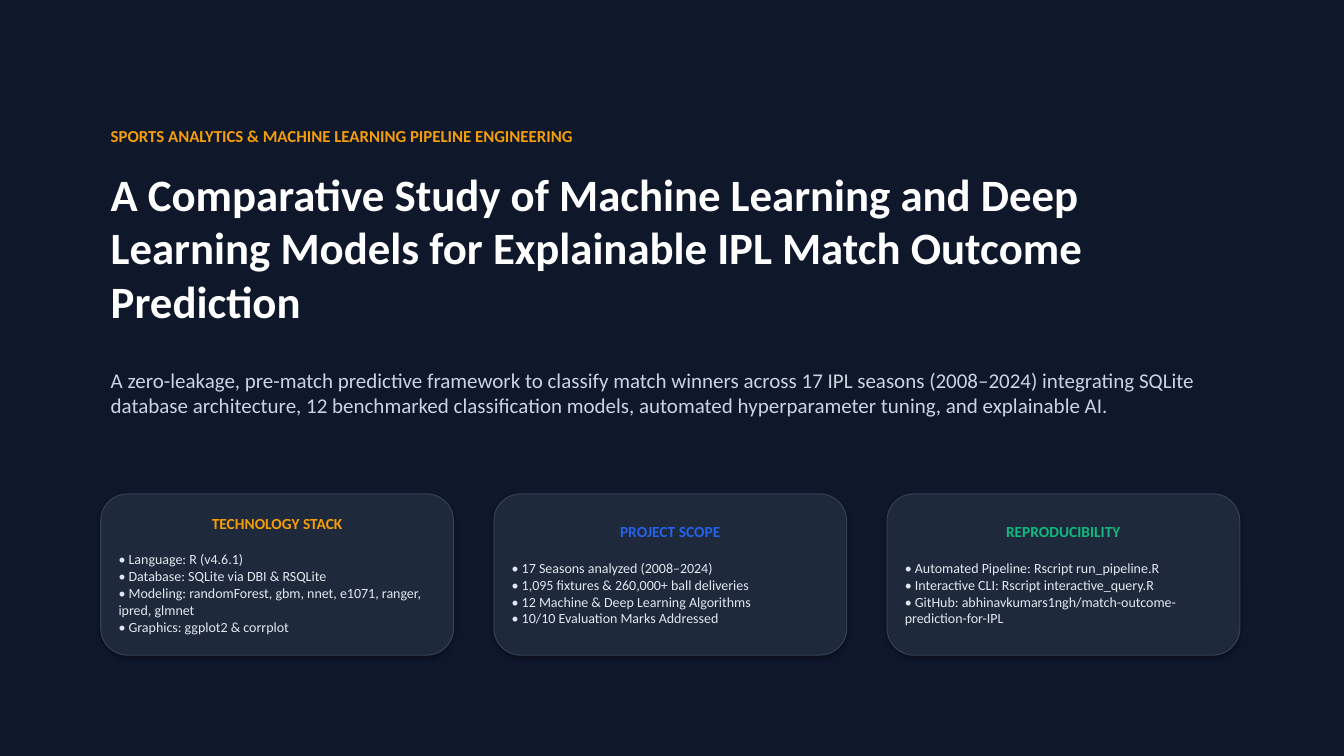
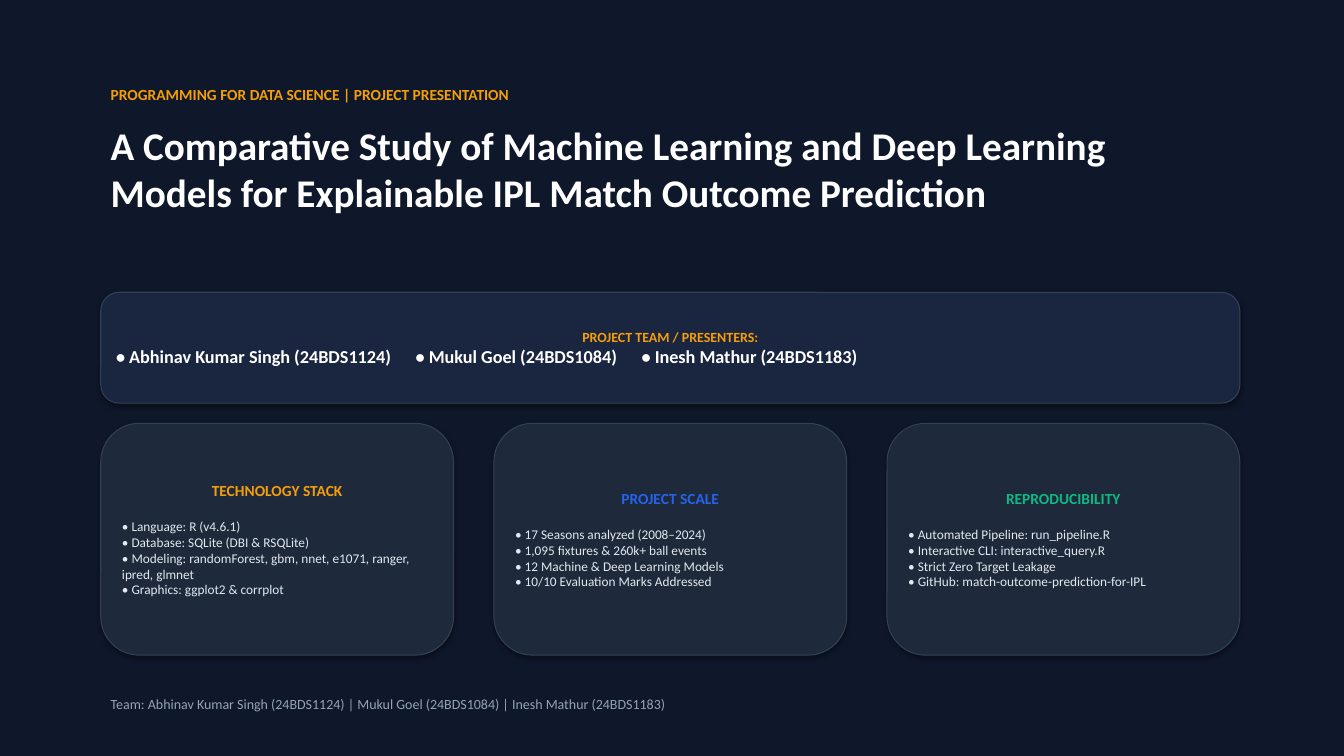
Before and after one commit to abhinavkumars1ngh/match-outcome-prediction-for-IPL, a slide deck: slide 1 of IPL_Match_Outcome_Prediction_Presentation.pptx. Drawn at 1344x756 pixels with LibreOffice and Linux fonts; fonts in the diff are those of the drawing. Boxes give left, top, right and bottom in pixels: in the first picture for what was removed or moved away, otherwise in the second. Text is boxed around its words. In the diff, an @@ line names an element or a change of style, - is before the commit and + after.

```diff
--- a/IPL_Match_Outcome_Prediction_Presentation.pptx
+++ b/IPL_Match_Outcome_Prediction_Presentation.pptx
@@ text "A Comparative Study of Machine ...": place and size @@
-text "A Comparative Study of Machine ..." at <box>111,179,1082,319</box>
+text "A Comparative Study of Machine ..." at <box>111,132,1106,213</box>
@@ text "A Comparative Study of Machine ..." at <box>111,132,1106,213</box>: size 32 to 28 pt @@
@@ text at <box>111,90,509,100</box>: text changed; size 12 to 11 pt @@
-SPORTS ANALYTICS & MACHINE LEARNING PIPELINE ENGINEERING
+PROGRAMMING FOR DATA SCIENCE | PROJECT PRESENTATION
@@ rounded rectangle added at <box>101,292,1240,403</box>, fill #1A2540, outline #334155 0.75 pt, 13 pt, text #FFFFFF, bold @@
+PROJECT TEAM / PRESENTERS:
+• Abhinav Kumar Singh (24BDS1124) • Mukul Goel (24BDS1084) • Inesh Mathur (24BDS1183)
@@ text removed at <box>111,373,1194,417</box> @@
-A zero-leakage, pre-match predictive framework to classify match winners across 17 IPL seasons (2008–2024) integrating SQLite database architecture, 12 benchmarked classification models, automated hyperparameter tuning, and explainable AI.
@@ rounded rectangle "TECHNOLOGY STACK": place and size @@
-rounded rectangle "TECHNOLOGY STACK" at <box>101,494,454,655</box>
+rounded rectangle "TECHNOLOGY STACK" at <box>101,423,454,655</box>
@@ rounded rectangle "PROJECT SCALE": place and size @@
-rounded rectangle "PROJECT SCALE" at <box>494,494,847,655</box>
+rounded rectangle "PROJECT SCALE" at <box>494,423,847,655</box>
@@ rounded rectangle "REPRODUCIBILITY": place and size @@
-rounded rectangle "REPRODUCIBILITY" at <box>887,494,1240,655</box>
+rounded rectangle "REPRODUCIBILITY" at <box>887,423,1240,655</box>
@@ text in rounded rectangle at <box>525,494,724,587</box>: text changed; size 10 to 9.5 pt @@
-PROJECT SCOPE
-• 17 Seasons analyzed (2008–2024)
-• 1,095 fixtures & 260,000+ ball deliveries
-• 12 Machine & Deep Learning Algorithms
-• 10/10 Evaluation Marks Addressed
+PROJECT SCALE
+• 17 Seasons analyzed (2008–2024)
+• 1,095 fixtures & 260k+ ball events
+• 12 Machine & Deep Learning Models
+• 10/10 Evaluation Marks Addressed
@@ text in rounded rectangle at <box>122,521,409,597</box>: text changed; size 10 to 9.5 pt @@
-• Language: R (v4.6.1)
-• Database: SQLite via DBI & RSQLite
-• Modeling: randomForest, gbm, nnet, e1071, ranger, ipred, glmnet
-• Graphics: ggplot2 & corrplot
+• Language: R (v4.6.1)
+• Database: SQLite (DBI & RSQLite)
+• Modeling: randomForest, gbm, nnet, e1071, ranger, ipred, glmnet
+• Graphics: ggplot2 & corrplot
@@ text in rounded rectangle at <box>918,530,1145,588</box>: text changed; size 10 to 9.5 pt @@
-• Automated Pipeline: Rscript run_pipeline.R
-• Interactive CLI: Rscript interactive_query.R
-• GitHub: abhinavkumars1ngh/match-outcome-prediction-for-IPL
+• Automated Pipeline: run_pipeline.R
+• Interactive CLI: interactive_query.R
+• Strict Zero Target Leakage
+• GitHub: match-outcome-prediction-for-IPL
@@ text added at <box>111,699,666,712</box>, 10 pt, text #94A3B8 @@
+Team: Abhinav Kumar Singh (24BDS1124) | Mukul Goel (24BDS1084) | Inesh Mathur (24BDS1183)
```
Also in this commit, not shown: 9 other slides changed, 6 other files.
